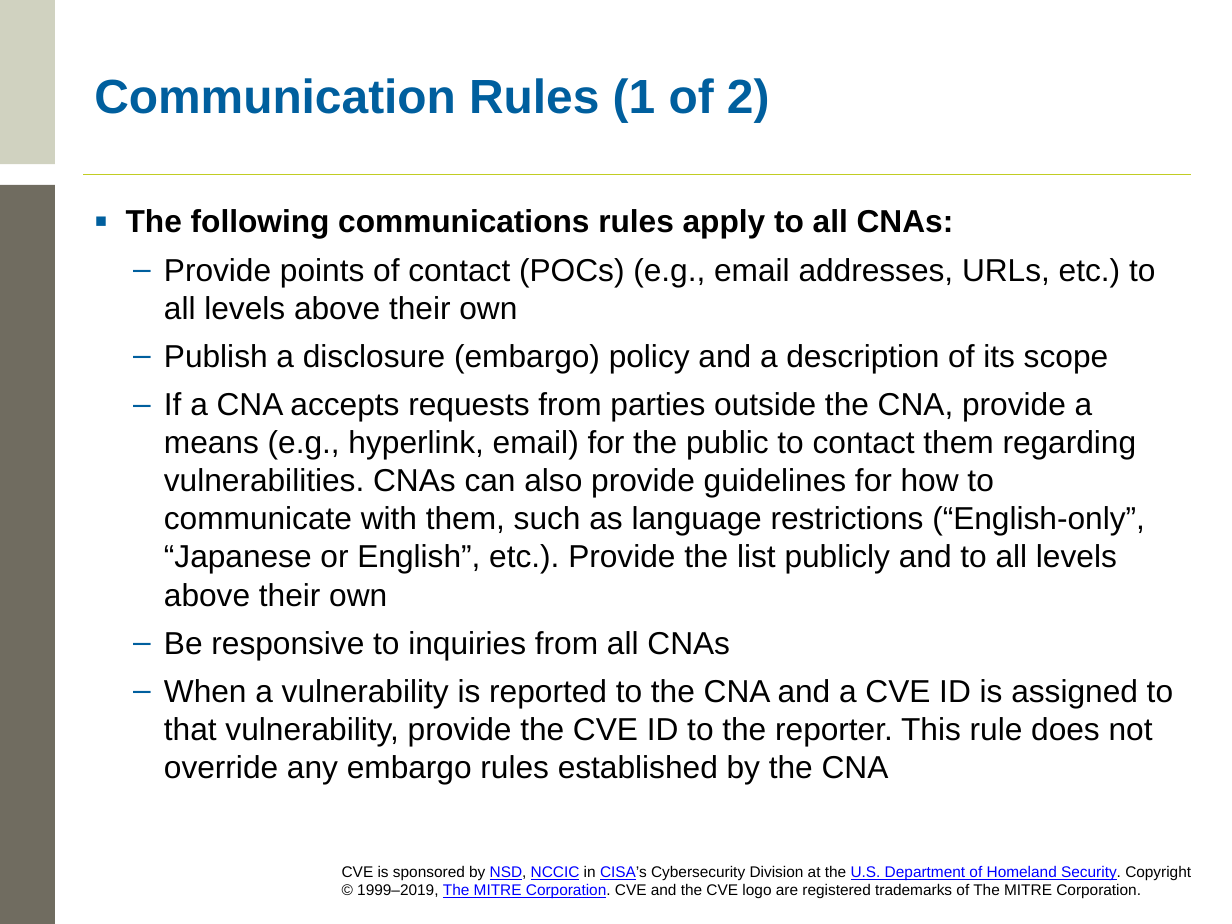
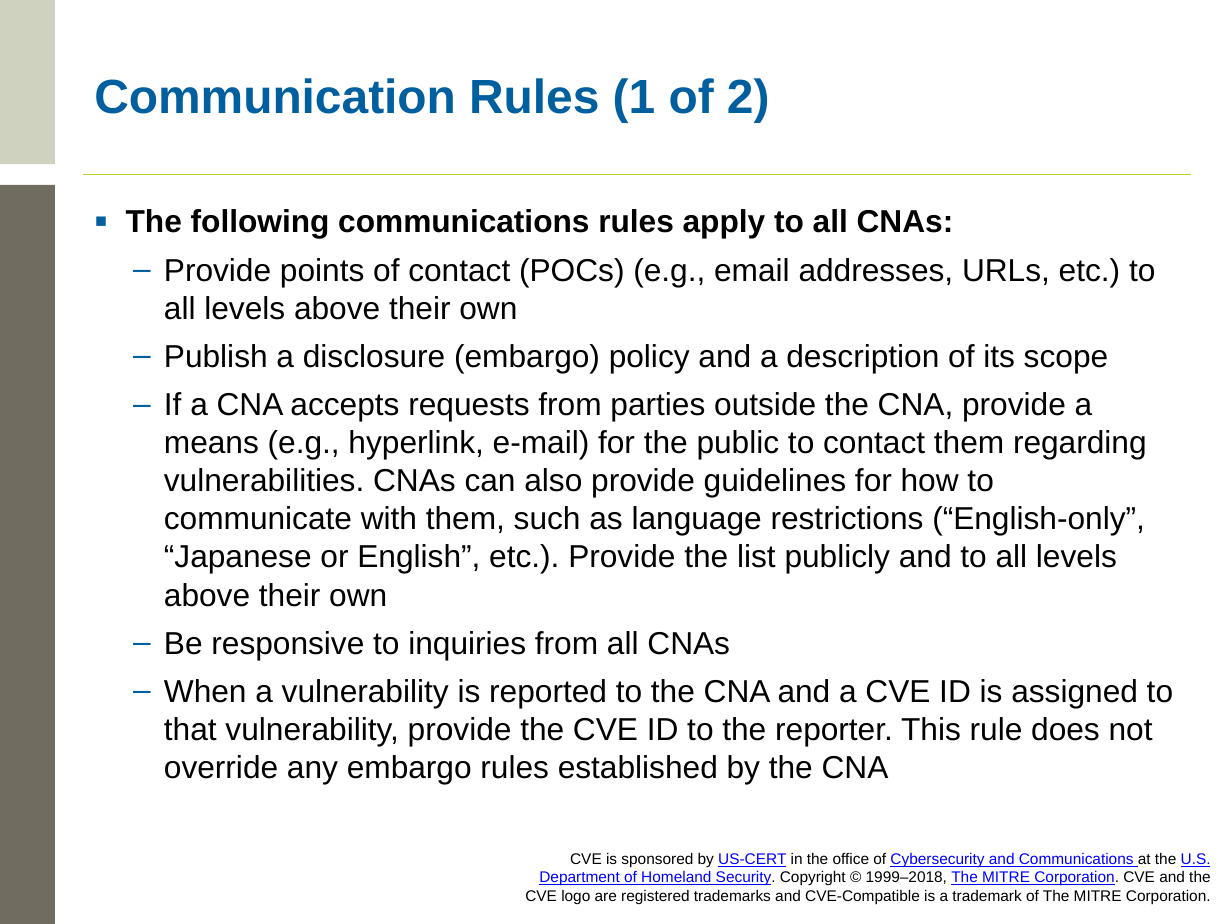
Before and after one commit to CVEProject/cveproject.github.io, a slide deck: slide 33 of docs/cna/Becoming a CNA.pptx. Drawn at 1232x924 pixels with LibreOffice and Linux fonts; fonts in the diff are those of the drawing; background and template pictures are left out. Boxes give left, top, right and bottom in pixels: in the first picture for what was removed or moved away, otherwise in the second. Text is boxed around its words. In the diff, an @@ line names an element or a change of style, - is before the commit and + after.

```diff
--- a/docs/cna/Becoming a CNA.pptx
+++ b/docs/cna/Becoming a CNA.pptx
@@ text at (164, 392, 1147, 607): text changed @@
-  – If a CNA accepts requests from parties outside the CNA, provide a means (e.g., hyperlink, email) for the public to contact them regarding vulnerabilities. CNAs can also provide guidelines for how to communicate with them, such as language restrictions (“English-only”, “Japanese or English”, etc.). Provide the list publicly and to all levels above their own
+  – If a CNA accepts requests from parties outside the CNA, provide a means (e.g., hyperlink, e-mail) for the public to contact them regarding vulnerabilities. CNAs can also provide guidelines for how to communicate with them, such as language restrictions (“English-only”, “Japanese or English”, etc.). Provide the list publicly and to all levels above their own
@@ text at (525, 852, 1211, 904): text changed @@
-CVE is sponsored by NSD, NCCIC in CISA’s Cybersecurity Division at the U.S. Department of Homeland Security. Copyright © 1999–2019, The MITRE Corporation. CVE and the CVE logo are registered trademarks of The MITRE Corporation.
+CVE is sponsored by US-CERT in the office of Cybersecurity and Communications at the U.S. Department of Homeland Security. Copyright © 1999–2018, The MITRE Corporation. CVE and the CVE logo are registered trademarks and CVE-Compatible is a trademark of The MITRE Corporation.
```
Also in this commit, not shown: 39 other slides changed.
